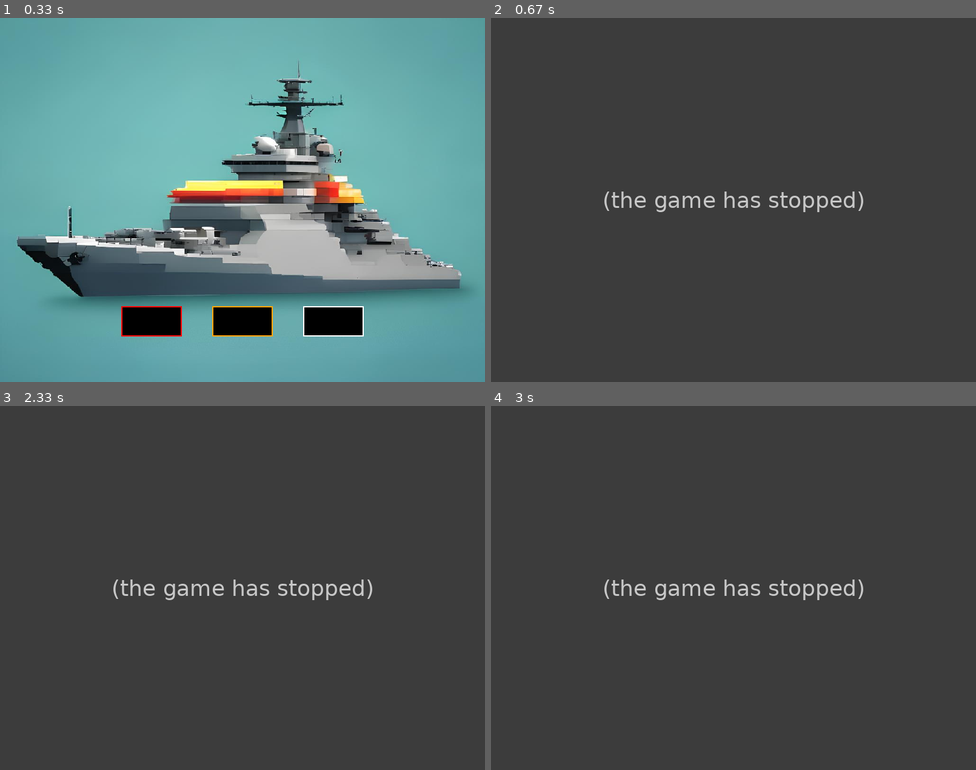
Above: before the commit, frames 1-4 (two rows, left to right).
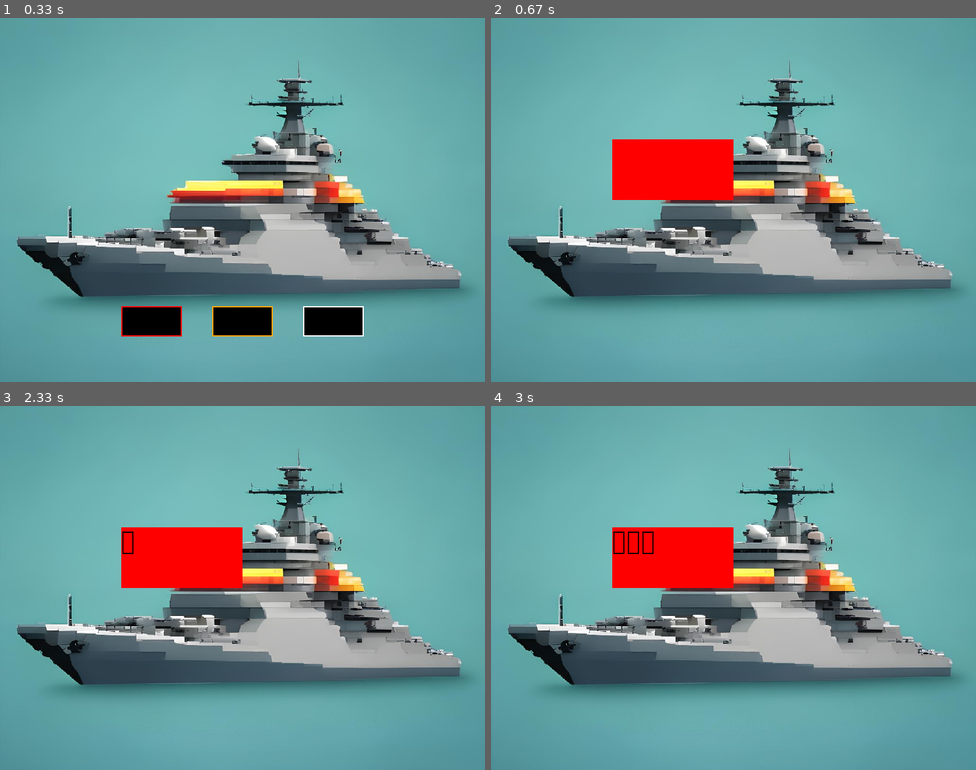
Above: after the commit, the same moments.

Repository: Ivan-Bolotov/PygameProject
Game: pygame game, started from main.py
Same seed, same stepped clock (60 frames per second), same inputs: the game is played once before the commit and once after it.
Inputs (mouse positions are in pixels of both pictures, inside the frame that each line leads up to):
- Up to frame 1 (0.33 s): no input
- Up to frame 2 (0.67 s): click (733, 320) at 0.38 s
- Up to frame 3 (2.33 s): click (184, 558) at 0.72 s; tap Enter at 2 s
- Up to frame 4 (3 s): tap Enter at 2.33, 2.67 s

Frame 1 is identical in both runs. In frame 2, 96% of the frame differs, in the area x 0-100%, y 0-100%; in frame 3, 96%; in frame 4, 96%.
Error before the commit: TypeError: text must be a unicode or bytes (TextInput.py line 29); the game stopped at 0.42 s (later frames are placeholders)

Commit message:
доделано поле для ввода

Diff:
--- a/Classes/TextInput.py
+++ b/Classes/TextInput.py
@@ -1,5 +1,6 @@
 import pygame
 import sys
+
 
 class TextInput:
     def __init__(self, game, screen, color='white', left=10, top=10, width=50, height=30):
@@ -12,8 +13,8 @@
         self.top = top
 
         self.active = False
-        self.text = 'qwe'
-        self.font = pygame.font.Font(None, 20)
+        self.text = ''
+        self.font = pygame.font.Font(None, 80)
 
     def get_cell(self, mouse_pos):
         x, y = mouse_pos
@@ -26,9 +27,8 @@
     def render(self):
         pygame.draw.rect(self.screen, self.color, (self.left, self.top, self.width, self.height))
 
-        print(self.font, self.text, self.font.render(self.text, True, (0, 0, 0)))
-        self.text = self.font.render(self.text, True, (0, 0, 0))
-        self.screen.blit(self.text, (self.left, self.top))
+        self.pic_text = self.font.render(self.text, True, (0, 0, 0))
+        self.screen.blit(self.pic_text, (self.left, self.top))
 
     def get_click(self, mouse_pos):
         if self.get_cell(mouse_pos):
